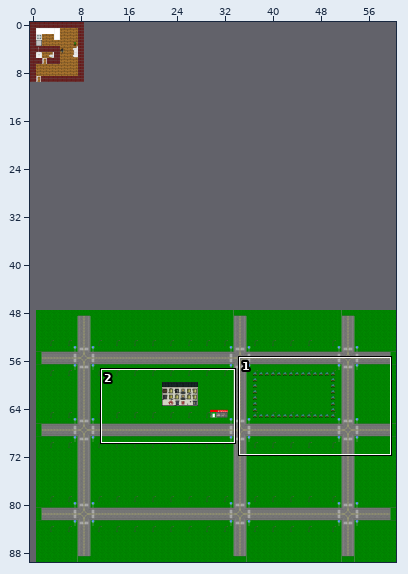
Tiled map -- assets/maps/OLOLO.tmx. The first picture is a wide view before the edit; the outline marks the close-up.
Close-up. The starting point:
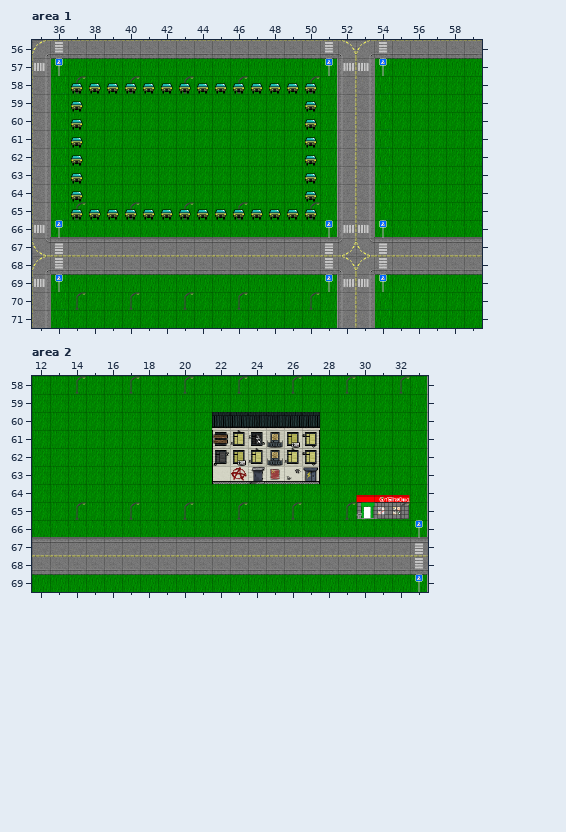
Cells are 32x32 px. Shown: area 1 x 35..59, y 56..71; area 2 x 12..33, y 58..69. The commit also changed other parts of the map, which this record leaves out.
After the commit:
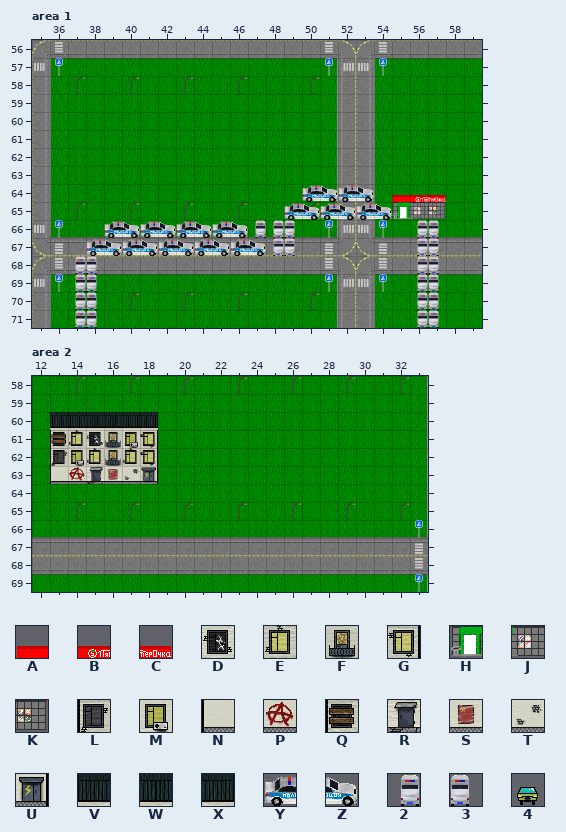
Key: from "Tileset": A 0, B 1, C 2, D 12, E 13, F 14, G 15, H 32, J 33, K 34, L 43, M 44, N 45, P 46, Q 75, R 76, S 77, T 78, U 79, V 107, W 108, X 109, Y 118, Z 119, 2 150, 3 151, 4 172.
_ is an empty cell.
Difference:
{"where": "layer \"wall\", area 1"}
{"y":64,"x":55,"old":"___","new":"ABC"}
{"y":65,"x":55,"old":"___","new":"HJK"}
{"where": "layer \"wall_aaa\", area 1"}
{"y":58,"x":37,"old":"44444444444444","new":"______________"}
{"y":59,"x":37,"old":"4","new":"_"}
{"y":59,"x":50,"old":"4","new":"_"}
{"y":60,"x":37,"old":"4","new":"_"}
{"y":60,"x":50,"old":"4","new":"_"}
{"y":61,"x":37,"old":"4","new":"_"}
{"y":61,"x":50,"old":"4","new":"_"}
{"y":62,"x":37,"old":"4","new":"_"}
{"y":62,"x":50,"old":"4","new":"_"}
{"y":63,"x":37,"old":"4","new":"_"}
{"y":63,"x":50,"old":"4","new":"_"}
{"y":64,"x":37,"old":"4","new":"_"}
{"y":64,"x":50,"old":"4___","new":"YZYZ"}
{"y":65,"x":37,"old":"44444444444444____","new":"____________YZYZYZ"}
{"y":66,"x":39,"old":"___________","new":"YZYZYZYZ223"}
{"y":66,"x":56,"old":"__","new":"23"}
{"y":67,"x":38,"old":"____________","new":"YZYZYZYZYZ23"}
{"y":67,"x":56,"old":"__","new":"23"}
{"y":68,"x":37,"old":"__","new":"23"}
{"y":68,"x":56,"old":"__","new":"23"}
{"y":69,"x":37,"old":"__","new":"23"}
{"y":69,"x":56,"old":"__","new":"23"}
{"y":70,"x":37,"old":"__","new":"23"}
{"y":70,"x":56,"old":"__","new":"23"}
{"y":71,"x":37,"old":"__","new":"23"}
{"y":71,"x":56,"old":"__","new":"23"}
{"where": "layer \"wall\", area 2"}
{"y":60,"x":13,"old":"______","new":"VVWWXX"}
{"y":60,"x":22,"old":"VVWWXX","new":"______"}
{"y":61,"x":13,"old":"______","new":"QEDFMG"}
{"y":61,"x":22,"old":"QEDFMG","new":"______"}
{"y":62,"x":13,"old":"______","new":"LMEFEG"}
{"y":62,"x":22,"old":"LMEFEG","new":"______"}
{"y":63,"x":13,"old":"______","new":"NPRSTU"}
{"y":63,"x":22,"old":"NPRSTU","new":"______"}
{"y":64,"x":30,"old":"ABC","new":"___"}
{"y":65,"x":30,"old":"HJK","new":"___"}
